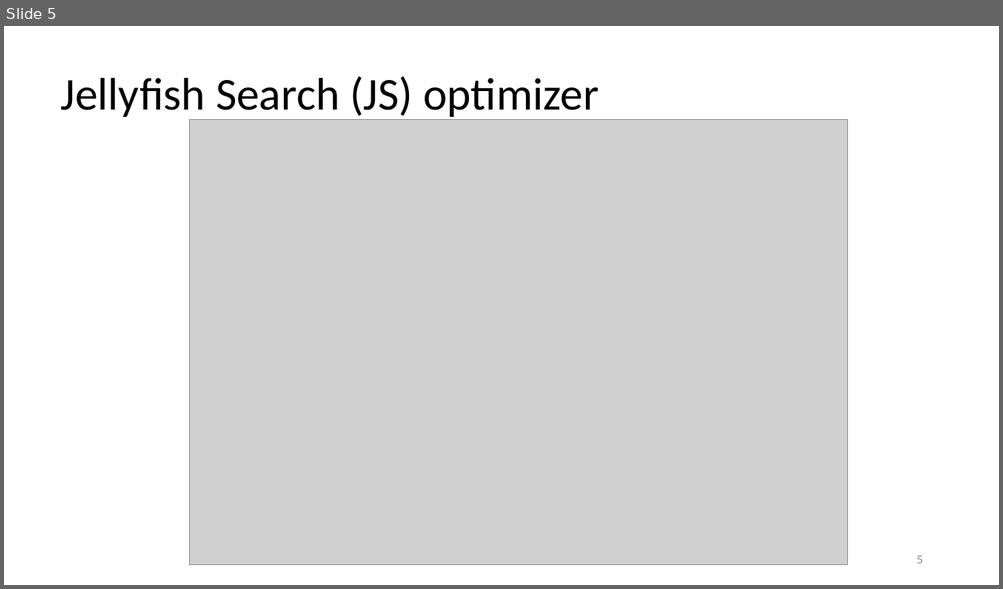
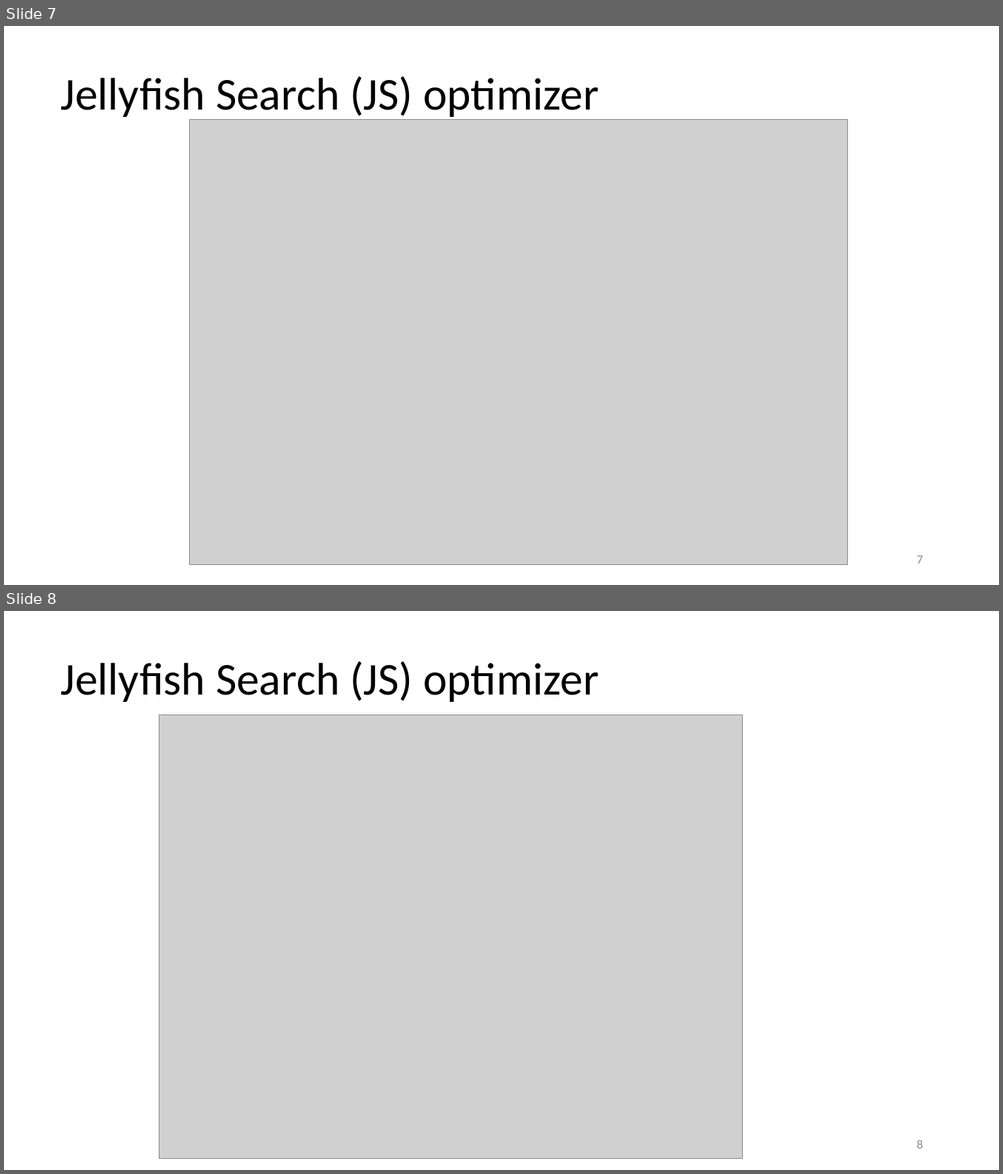
Before and after one commit to Mahadi-Ahammed/pptshare, a slide deck: Jellyfish.pptx. Shown one above the other, each under a label of ours: slide 5 before the commit, slides 7 and 8 after it. The pictures are 1003x589 and 1003x1174 pixels, drawn with LibreOffice and Linux fonts; fonts in the diff are those of the drawing; grey boxes stand for pictures. Boxes give left, top, right and bottom in pixels: in the first picture for what was removed or moved away, otherwise in the second. Text is boxed around its words. In the diff, an @@ line names an element or a change of style, - is before the commit and + after.

```diff
--- a/Jellyfish.pptx
+++ b/Jellyfish.pptx
@@ slide 8 added at box(4, 611, 999, 1170), background #FFFFFF @@
@@ text added at box(61, 661, 598, 702), 44 pt, text #000000 @@
+Jellyfish Search (JS) optimizer
@@ picture added at box(159, 715, 742, 1159) @@
@@ page number added at box(916, 1140, 922, 1149), 12 pt, text #8C8C8C @@
+8
@@ what was slide 5 is now slide 7 @@
@@ page number at box(916, 556, 922, 564): text changed @@
-5
+7
```
Also in this commit, not shown: 3 slides changed, 1 other slide added, 1 slide removed.
